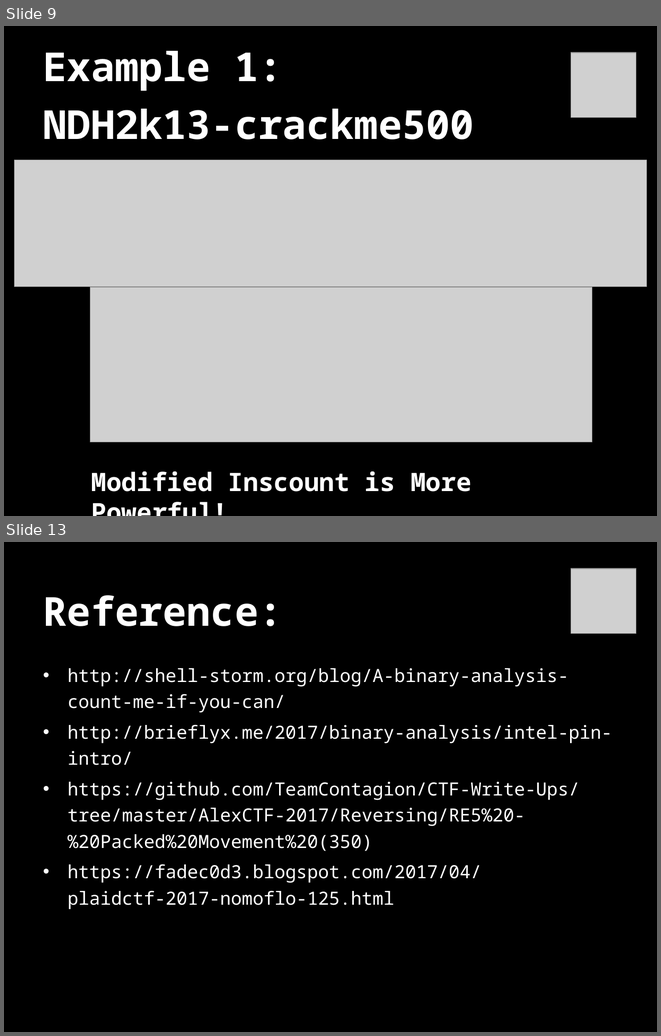
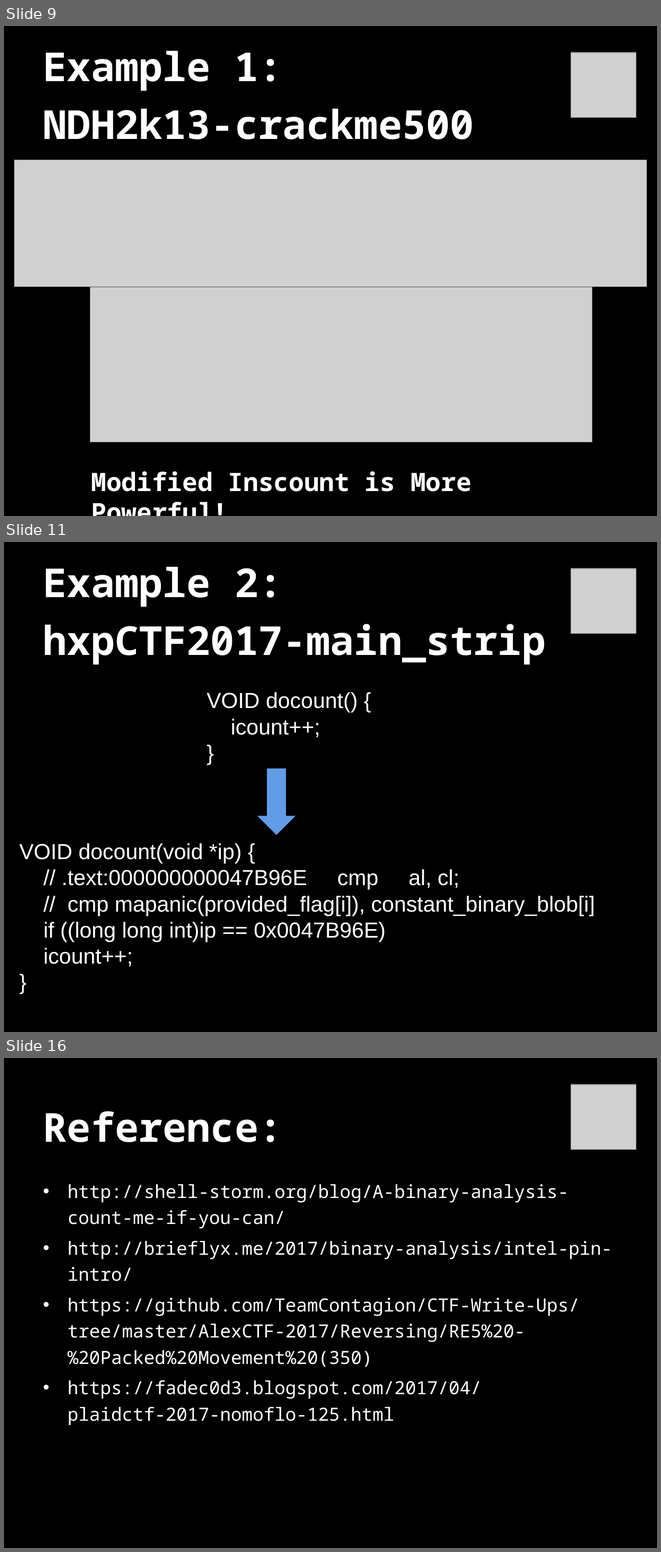
Before and after one commit to bash-c/pin-in-CTF, a slide deck: pin_in_CTF.ppt. Shown one above the other, each under a label of ours: slides 9 and 13 before the commit, slides 9, 11 and 16 after it; the slides between them are not shown. The pictures are 661x1036 and 661x1552 pixels, drawn with LibreOffice and Linux fonts; fonts in the diff are those of the drawing; grey boxes stand for pictures. Boxes give left, top, right and bottom in pixels: in the first picture for what was removed or moved away, otherwise in the second. Text is boxed around its words. In the diff, an @@ line names an element or a change of style, - is before the commit and + after.

```diff
--- a/pin_in_CTF.ppt
+++ b/pin_in_CTF.ppt
@@ slide 11 added at (4,542,657,1032), background #000000 @@
@@ title added at (43,566,546,664), 44 pt, text #FFFFFF, bold @@
+Example 2:
+hxpCTF2017-main_strip
@@ picture added at (571,569,636,634) @@
@@ text added at (206,692,358,738), 24 pt, text #FFFFFF @@
+VOID docount() {
+icount++;
+}
@@ down arrow added at (258,769,294,834), fill #629BE6, outline #629BE6 0.99 pt @@
@@ text added at (19,843,595,967), 24 pt, text #FFFFFF @@
+VOID docount(void *ip) {
+// .text:000000000047B96E cmp al, cl;
+// cmp mapanic(provided_flag[i]), constant_binary_blob[i]
+if ((long long int)ip == 0x0047B96E)
+icount++;
+}
@@ what was slide 13 is now slide 16 @@
```
Also in this commit, not shown: 3 slides changed, 3 other slides added, 1 slide removed, 16 other files.
